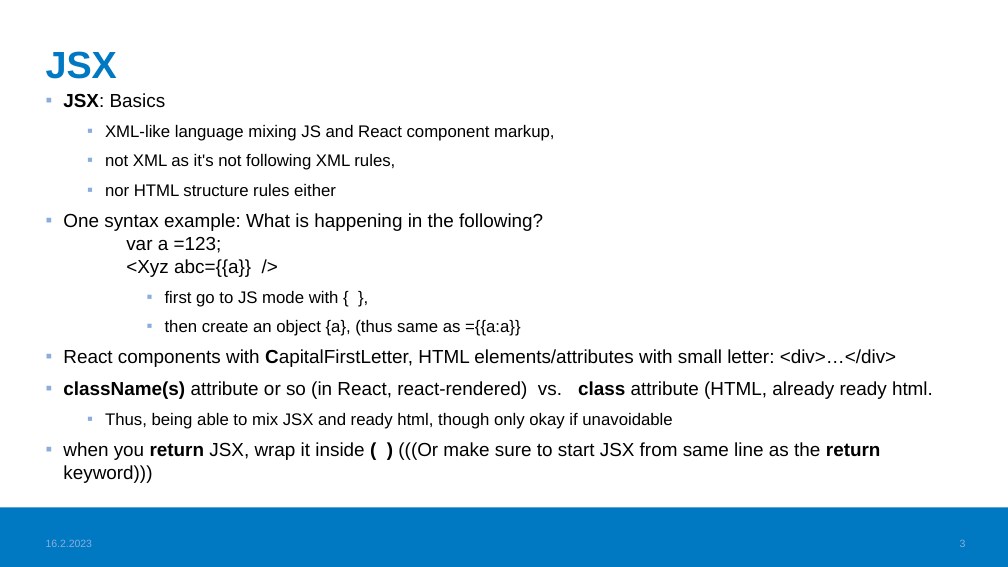
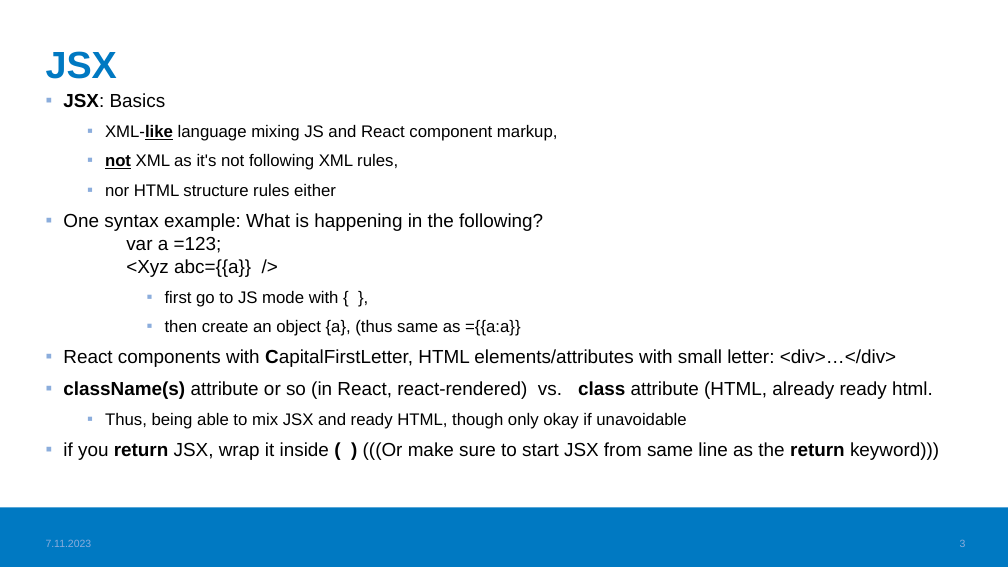
Before and after one commit to valju/docs_frontend_design, a slide deck: slide 3 of FrontendStuff_ForExam.pptx. Drawn at 1008x567 pixels with LibreOffice and Linux fonts; fonts in the diff are those of the drawing; background and template pictures are left out. Boxes give left, top, right and bottom in pixels: in the first picture for what was removed or moved away, otherwise in the second. Text is boxed around its words. In the diff, an @@ line names an element or a change of style, - is before the commit and + after.

```diff
--- a/FrontendStuff_ForExam.pptx
+++ b/FrontendStuff_ForExam.pptx
@@ text at [105,125,557,170]: bold on, underline on in "XML-like", "not" @@
@@ text at [63,413,939,460]: text changed @@
-  ▪ Thus, being able to mix JSX and ready html, though only okay if unavoidable
-▪ when you return JSX, wrap it inside ( ) (((Or make sure to start JSX from same line as the return keyword)))
+  ▪ Thus, being able to mix JSX and ready HTML, though only okay if unavoidable
+▪ if you return JSX, wrap it inside ( ) (((Or make sure to start JSX from same line as the return keyword)))
@@ text at [46,539,92,547]: text changed @@
-16.2.2023
+7.11.2023
```
Also in this commit, not shown: 19 other slides changed, 1 other file.
